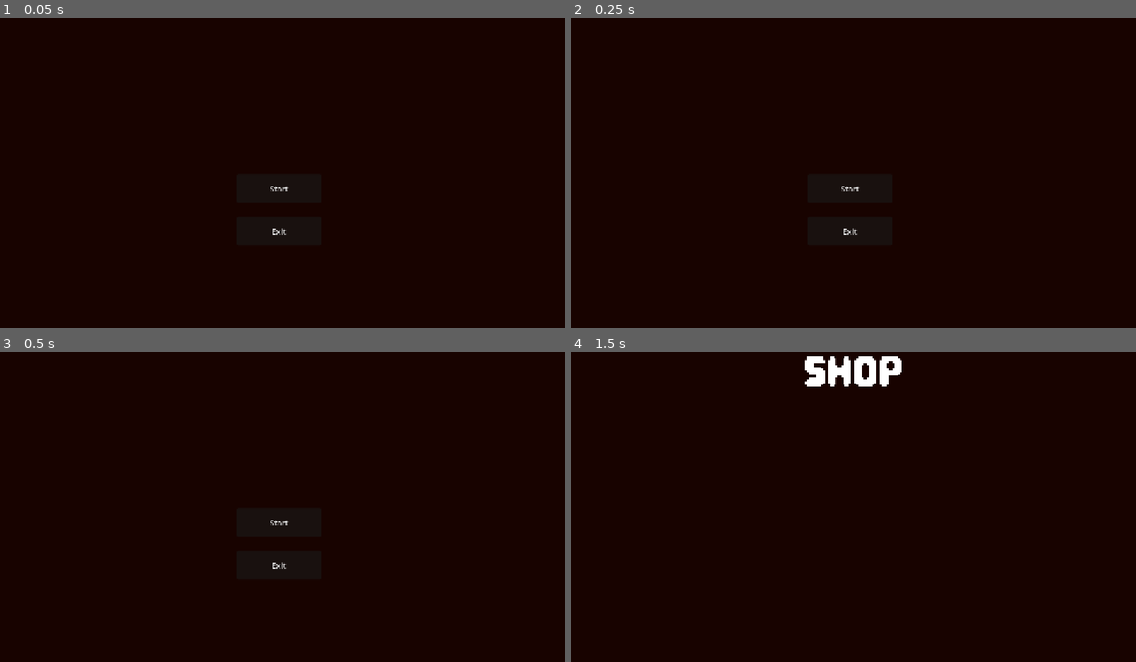
Above: before the commit, frames 1-4 (two rows, left to right).
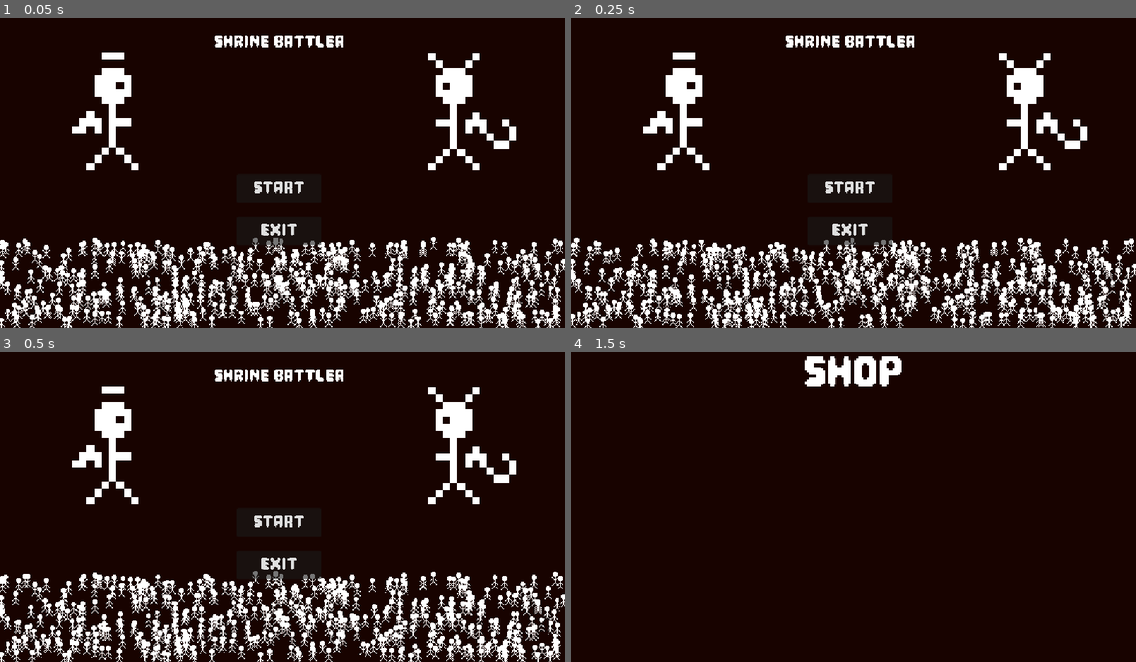
Above: after the commit, the same moments.

Repository: salbrandi/B1TJam2026
Game: Godot game, scene res://UI/Menu.tscn
Same seed, same stepped clock (60 frames per second), same inputs: the game is played once before the commit and once after it.
Inputs:
- Up to frame 1 (0.05 s): no input
- Up to frame 2 (0.25 s): no input
- Up to frame 3 (0.5 s): no input
- Up to frame 4 (1.5 s): click "Start" at 0.5 s; tap Enter at 1.25 s

The runs differ from the first frame. In frame 1, 13% of the frame differs, in the area x 0-100%, y 5-100%; in frame 2, 13%; in frame 3, 13%; in frame 4, nothing differs.

Commit message:
added little animations and drawings to title

Diff:
--- a/UI/Menu.tscn
+++ b/UI/Menu.tscn
@@ -1,13 +1,38 @@
 [gd_scene format=3 uid="uid://d1omoofou3ys1"]
 
 [ext_resource type="Script" uid="uid://dr8435yvyb85p" path="res://UI/menu.gd" id="1_gda05"]
+[ext_resource type="Theme" uid="uid://x7yljq6un6p8" path="res://UI/default_theme.tres" id="2_h7hgu"]
+[ext_resource type="PackedScene" uid="uid://lf42aa2jde2f" path="res://UI/follower.tscn" id="3_f2m7h"]
+[ext_resource type="Texture2D" uid="uid://0kkt8jpiwh3y" path="res://UI/Sprites/angel.png" id="4_3qhay"]
+[ext_resource type="Texture2D" uid="uid://bd22a34n5bjns" path="res://UI/Sprites/devil.png" id="5_gj576"]
 
 [node name="Menu" type="Control" unique_id=1655401109]
 layout_mode = 3
 anchors_preset = 0
 offset_right = 1153.0
 offset_bottom = 648.0
+theme = ExtResource("2_h7hgu")
 script = ExtResource("1_gda05")
+
+[node name="FollowerContainer" type="Container" parent="." unique_id=320998963]
+layout_mode = 0
+offset_left = 1.0
+offset_top = 484.0
+offset_right = 1151.0
+offset_bottom = 647.0
+
+[node name="Follower" parent="FollowerContainer" unique_id=1446825379 instance=ExtResource("3_f2m7h")]
+position = Vector2(577, 194)
+scale = Vector2(2, 2)
+
+[node name="Label" type="Label" parent="." unique_id=514327121]
+layout_mode = 0
+offset_left = 436.0
+offset_top = 40.0
+offset_right = 703.0
+offset_bottom = 89.0
+theme = ExtResource("2_h7hgu")
+text = "Shrine Battler"
 
 [node name="StartButton" type="Button" parent="." unique_id=1073174090]
 layout_mode = 0
@@ -15,6 +40,7 @@
 offset_top = 334.0
 offset_right = 655.0
 offset_bottom = 392.0
+theme = ExtResource("2_h7hgu")
 text = "Start"
 
 [node name="ExitGame" type="Button" parent="." unique_id=1282393345]
@@ -23,7 +49,18 @@
 offset_top = 421.0
 offset_right = 655.0
 offset_bottom = 479.0
+theme = ExtResource("2_h7hgu")
 text = "Exit"
+
+[node name="Angel" type="Sprite2D" parent="." unique_id=319257024]
+position = Vector2(237.00003, 205)
+scale = Vector2(15, 15)
+texture = ExtResource("4_3qhay")
+
+[node name="Devil" type="Sprite2D" parent="." unique_id=1420659533]
+position = Vector2(933.00006, 206.00002)
+scale = Vector2(15, 15)
+texture = ExtResource("5_gj576")
 
 [connection signal="pressed" from="StartButton" to="." method="_on_start_button_pressed"]
 [connection signal="pressed" from="ExitGame" to="." method="_on_exit_game_pressed"]
--- /dev/null
+++ b/UI/follower.gd
@@ -0,0 +1,8 @@
+extends Sprite2D
+
+func _ready() -> void:
+	var rnd_seek = randf_range(0.0, $AnimationPlayer.get_animation("jump").length)
+	$AnimationPlayer.play("jump")
+	$AnimationPlayer.seek(rnd_seek,true)
+
+	pass
--- /dev/null
+++ b/UI/follower.tscn
@@ -0,0 +1,74 @@
+[gd_scene format=3 uid="uid://lf42aa2jde2f"]
+
+[ext_resource type="Texture2D" uid="uid://db7diihj280ls" path="res://UI/Sprites/stick_figure_jumping.png" id="1_6lcdy"]
+[ext_resource type="Script" uid="uid://bd2cokgfa0i2g" path="res://UI/follower.gd" id="2_12l83"]
+
+[sub_resource type="Animation" id="Animation_12l83"]
+length = 0.001
+tracks/0/type = "value"
+tracks/0/imported = false
+tracks/0/enabled = true
+tracks/0/path = NodePath(".:frame")
+tracks/0/interp = 1
+tracks/0/loop_wrap = true
+tracks/0/keys = {
+"times": PackedFloat32Array(0),
+"transitions": PackedFloat32Array(1),
+"update": 1,
+"values": [0]
+}
+tracks/1/type = "value"
+tracks/1/imported = false
+tracks/1/enabled = true
+tracks/1/path = NodePath(".:offset")
+tracks/1/interp = 1
+tracks/1/loop_wrap = true
+tracks/1/keys = {
+"times": PackedFloat32Array(0),
+"transitions": PackedFloat32Array(1),
+"update": 0,
+"values": [Vector2(0, 0)]
+}
+
+[sub_resource type="Animation" id="Animation_tx1fl"]
+resource_name = "jump"
+length = 0.4
+loop_mode = 1
+tracks/0/type = "value"
+tracks/0/imported = false
+tracks/0/enabled = true
+tracks/0/path = NodePath(".:frame")
+tracks/0/interp = 1
+tracks/0/loop_wrap = true
+tracks/0/keys = {
+"times": PackedFloat32Array(0, 0.100000024),
+"transitions": PackedFloat32Array(1, 1),
+"update": 1,
+"values": [0, 1]
+}
+tracks/1/type = "value"
+tracks/1/imported = false
+tracks/1/enabled = true
+tracks/1/path = NodePath(".:offset")
+tracks/1/interp = 1
+tracks/1/loop_wrap = true
+tracks/1/keys = {
+"times": PackedFloat32Array(0.1, 0.3),
+"transitions": PackedFloat32Array(1, 1),
+"update": 0,
+"values": [Vector2(0, -5), Vector2(0, 0)]
+}
+
+[sub_resource type="AnimationLibrary" id="AnimationLibrary_0bmwa"]
+_data = {
+&"RESET": SubResource("Animation_12l83"),
+&"jump": SubResource("Animation_tx1fl")
+}
+
+[node name="Follower" type="Sprite2D" unique_id=1446825379]
+texture = ExtResource("1_6lcdy")
+hframes = 2
+script = ExtResource("2_12l83")
+
+[node name="AnimationPlayer" type="AnimationPlayer" parent="." unique_id=1171884946]
+libraries/ = SubResource("AnimationLibrary_0bmwa")
--- a/UI/menu.gd
+++ b/UI/menu.gd
@@ -1,21 +1,39 @@
 extends Control
 
+@onready var follower = $FollowerContainer/Follower
+@onready var followerContainer = $FollowerContainer
 
-# Called when the node enters the scene tree for the first time.
 func _ready() -> void:
-	pass # Replace with function body.
+	get_viewport_rect()
+	randomly_generate_crowd()
+	pass
 
 
-# Called every frame. 'delta' is the elapsed time since the previous frame.
 func _process(delta: float) -> void:
 	pass
 
 
 func _on_start_button_pressed() -> void:
 	get_tree().change_scene_to_file("res://UI/Shop.tscn")
-	pass # Replace with function body.
+	pass
 
 
 func _on_exit_game_pressed() -> void:
 	get_tree().quit()
-	pass # Replace with function body.
+	pass
+
+func randomly_generate_crowd() -> void:
+	var container_size = followerContainer.size
+
+	var max_x = container_size.x
+	var max_y = container_size.y
+
+	for i in range(500):
+		var duplicated_follower = follower.duplicate()
+		var random_x  = randf_range(0.0, max_x)
+		var random_y = randf_range(0.0, max_y)
+
+		followerContainer.add_child(duplicated_follower)
+		duplicated_follower.position = Vector2(random_x, random_y)
+
+	pass
--- /dev/null
+++ b/UI/stick_figure_background.gd
@@ -0,0 +1,11 @@
+extends AnimatedSprite2D
+
+
+# Called when the node enters the scene tree for the first time.
+func _ready() -> void:
+	pass # Replace with function body.
+
+
+# Called every frame. 'delta' is the elapsed time since the previous frame.
+func _process(delta: float) -> void:
+	pass
Binary file added: UI/Sprites/angel.png
Not shown, added: UI/Sprites/angel.png.import
Binary file added: UI/Sprites/devil.png
Not shown, added: UI/Sprites/devil.png.import
Binary file added: UI/Sprites/stick_figure_jumping.png
Not shown, added: UI/Sprites/stick_figure_jumping.png.import
Not shown, added: UI/follower.gd.uid
Not shown, added: UI/stick_figure_background.gd.uid
